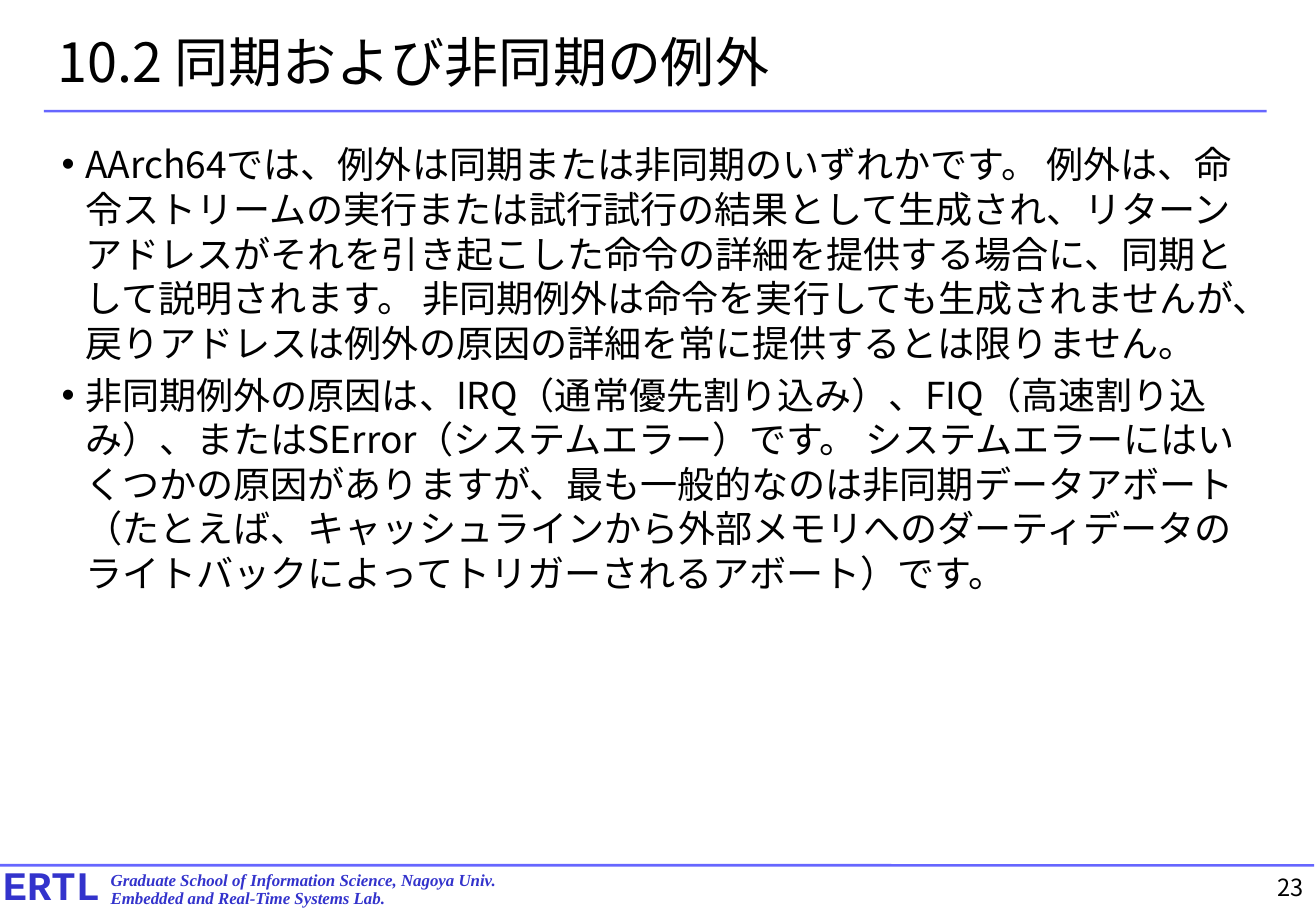
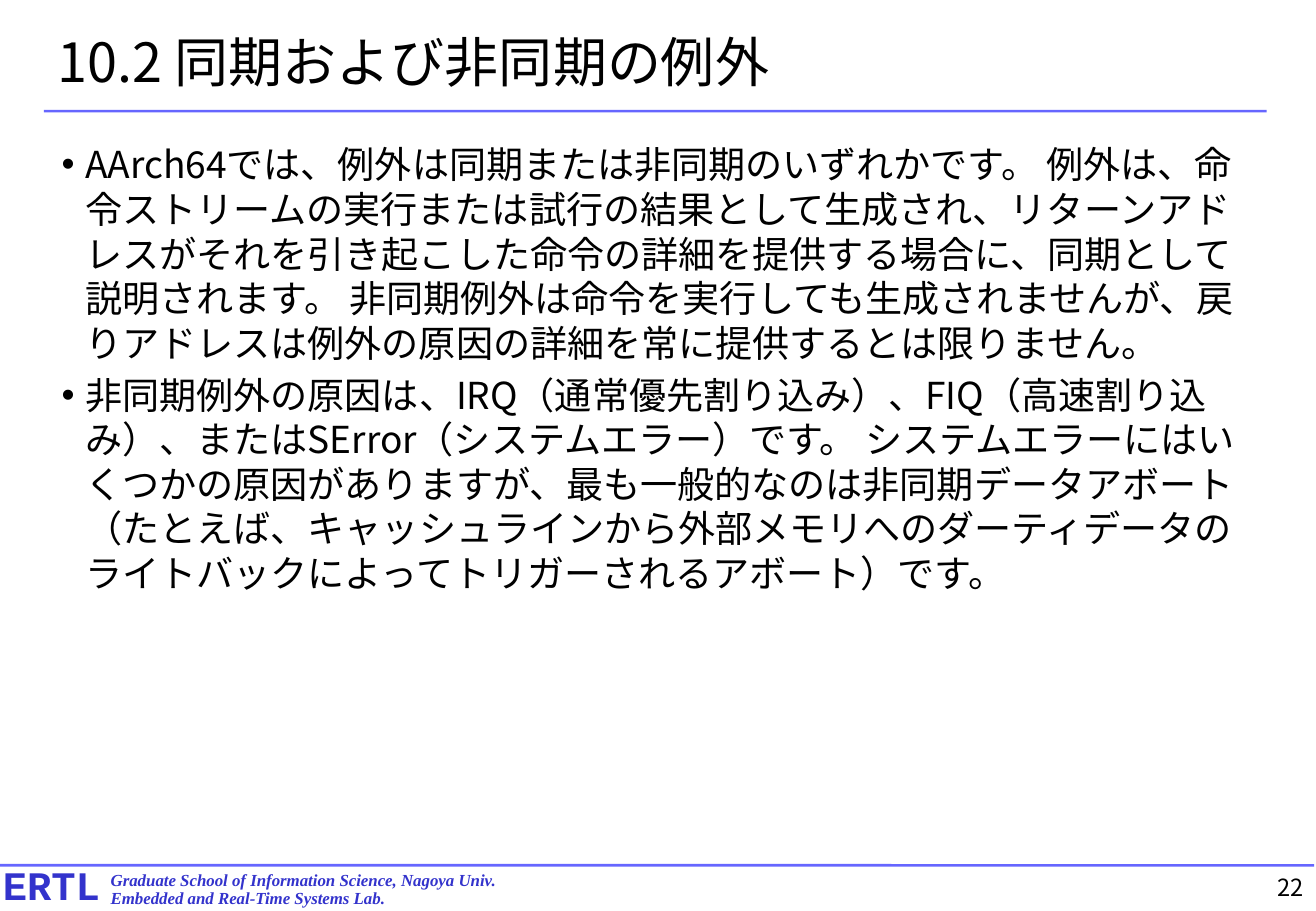
Before and after one commit to exshonda/arm64_basic, a slide deck: slide 22 of text/8.chapter10.pptx (slide 23 before the commit). Drawn at 1316x911 pixels with LibreOffice and Linux fonts; fonts in the diff are those of the drawing. Boxes give left, top, right and bottom in pixels: in the first picture for what was removed or moved away, otherwise in the second. Text is boxed around its words. In the diff, an @@ line names an element or a change of style, - is before the commit and + after.

```diff
--- a/text/8.chapter10.pptx
+++ b/text/8.chapter10.pptx
@@ text at [86,146,1234,360]: text changed @@
-• AArch64では、例外は同期または非同期のいずれかです。 例外は、命令ストリームの実行または試行試行の結果として生成され、リターンアドレスがそれを引き起こした命令の詳細を提供する場合に、同期として説明されます。 非同期例外は命令を実行しても生成されませんが、戻りアドレスは例外の原因の詳細を常に提供するとは限りません。
+• AArch64では、例外は同期または非同期のいずれかです。 例外は、命令ストリームの実行または試行の結果として生成され、リターンアドレスがそれを引き起こした命令の詳細を提供する場合に、同期として説明されます。 非同期例外は命令を実行しても生成されませんが、戻りアドレスは例外の原因の詳細を常に提供するとは限りません。
@@ page number at [1278,878,1304,896]: text changed @@
-23
+22
```
Also in this commit, not shown: 15 other slides changed, 1 slide removed.
